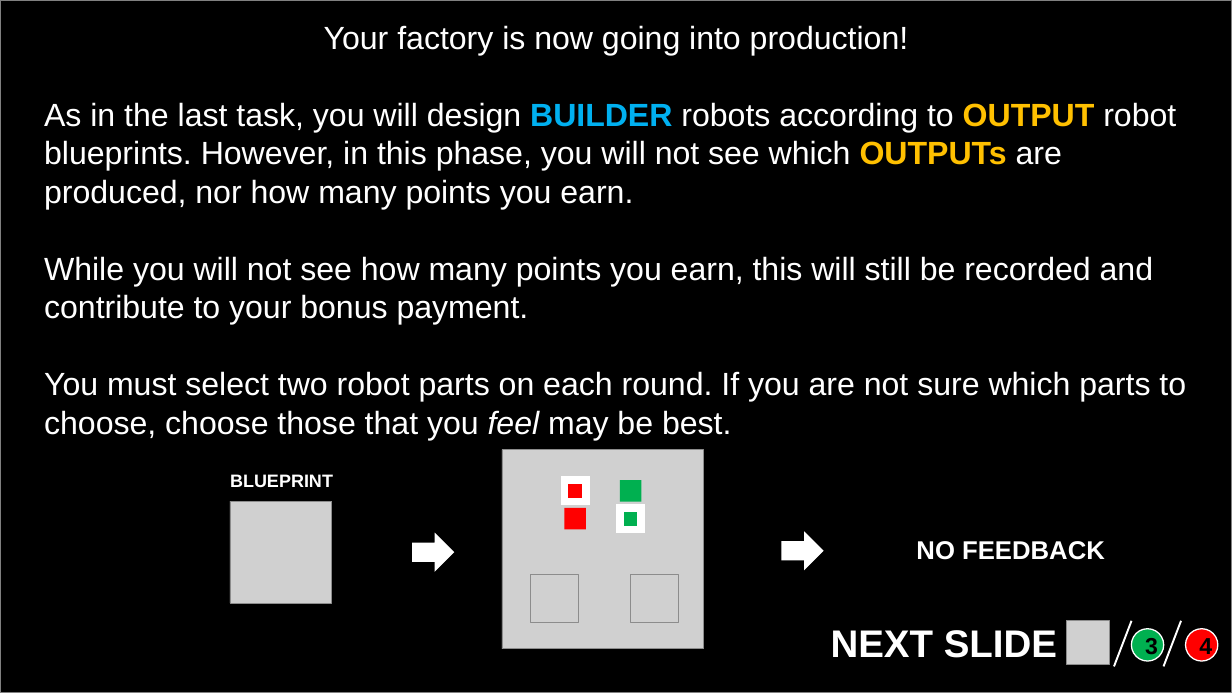
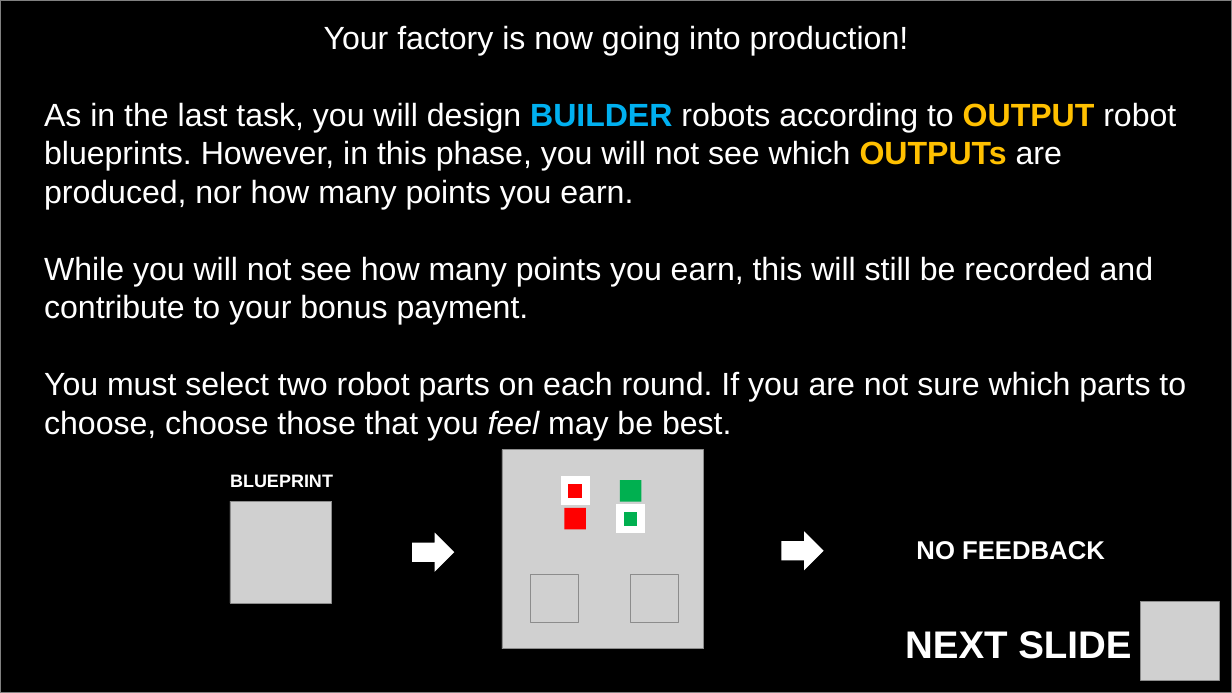
Before and after one commit to BakkourLabRepo/feat-predict_robot-builder-task-psychopy, a slide deck: slide 1 of img/pptx/test.pptx. Drawn at 1232x693 pixels with LibreOffice and Linux fonts; fonts in the diff are those of the drawing; grey boxes stand for pictures. Boxes give left, top, right and bottom in pixels: in the first picture for what was removed or moved away, otherwise in the second. Text is boxed around its words. In the diff, an @@ line names an element or a change of style, - is before the commit and + after.

```diff
--- a/img/pptx/test.pptx
+++ b/img/pptx/test.pptx
@@ text "NEXT SLIDE": place and size @@
-text "NEXT SLIDE" at <box>831,630,1057,658</box>
+text "NEXT SLIDE" at <box>905,631,1131,659</box>
@@ line removed from (1132, 621) to (1115, 666) @@
@@ ellipse removed at <box>1131,628,1164,661</box> @@
-3
@@ picture: place and size @@
-picture at <box>1067,621,1110,665</box>
+picture at <box>1141,602,1220,680</box>
@@ line removed from (1181, 621) to (1164, 666) @@
@@ ellipse removed at <box>1186,628,1218,661</box> @@
-4
```
Also in this commit, not shown: 1 slide removed, 42 other files.
